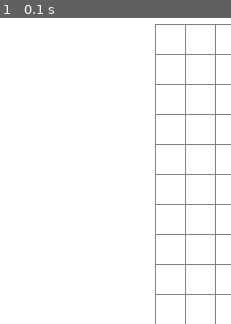
Above: before the commit, frame 1.
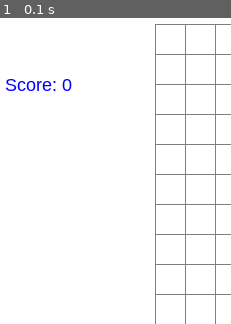
Above: after the commit, the same moment.

Repository: codigician/tetris
Game: pygame game, started from src/game.py
Two runs of this game, one before a commit and one after it. Both use one fixed random seed, a clock stepped at 60 frames per second and the inputs below.
Inputs:
- Up to frame 1 (0.1 s): no input
The pictures show only the part of the screen within x 0-50%, y 0-50%; the shares and areas given below are measured in that part.

The runs differ from the first frame. In frame 1, 0.5% of the frame differs, in the area x 2-32%, y 19-24%.

Commit message:
Point system and Game speed increased related to score

Diff:
--- a/src/game.py
+++ b/src/game.py
@@ -58,16 +58,26 @@
 
     def start(self):
         pygame.init()
+        pygame.font.init()
+
         self.tetris.play()
 
         while self.tetris.state != GameState.GAMEOVER:
             pygame.time.delay(10)
+            self.tetris.gravity.set_speed(speed=1 - 2*(tetris.level / 10))
 
             self.update()
             self.render()
 
     def render(self):
         screen.fill(white)
+
+        score_text = pygame.font.SysFont('arial', 18)
+
+        score_text_display = score_text.render(
+            'Score: {0}'.format(tetris.score), 1, blue)
+
+        screen.blit(score_text_display, (100, 100))
 
         grid = self.tetris.grid.get_map()
 
--- a/src/tetris.py
+++ b/src/tetris.py
@@ -36,7 +36,7 @@
 
         self.state: GameState = None
         self.score = 0
-        self.level = 0
+        self.level = (self.score+1) / 1000
 
     def play(self) -> None:
         """play starts the game loop
@@ -44,10 +44,8 @@
         Start gravity thread to move the active shape down
         """
         self.state = GameState.PLAYING
-
         self.active_shape: Shape = self.shape_generator.generate()
         self.virtual_grid.add_shape(self.active_shape)
-
         self.gravity.start()
 
     def pause(self):
@@ -113,9 +111,16 @@
             pass
 
     def explode(self):
+        counter = 0
         for i in range(len(self.virtual_grid.map)):
             if None not in self.virtual_grid.map[i]:
+                counter += 1
                 self.virtual_grid.shift_down_rows(idx=i)
+        self.score = self.calculate_score(counter)
+
+    def calculate_score(self, counter):
+        self.score += (counter**2) * 20
+        return self.score
 
     def __move(self, row=0, col=0, onfail: typing.Callable = None) -> bool:
         try:
